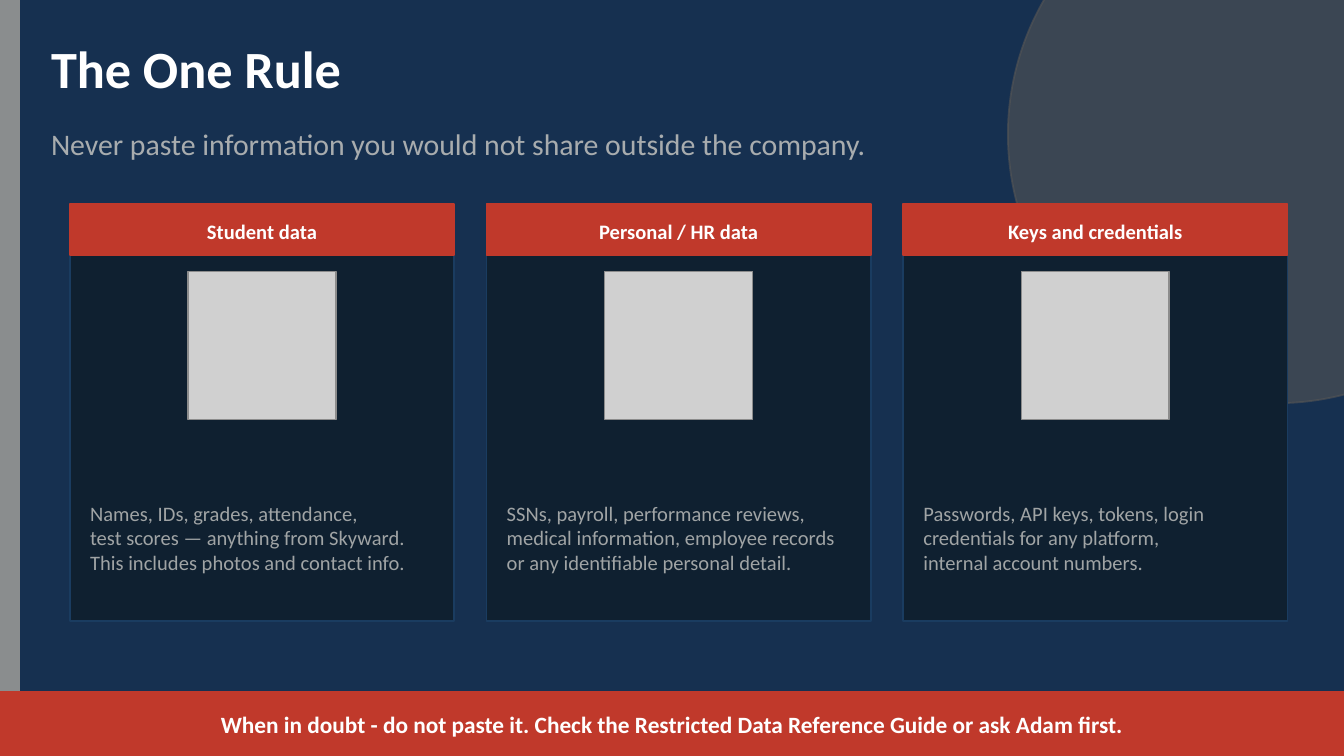
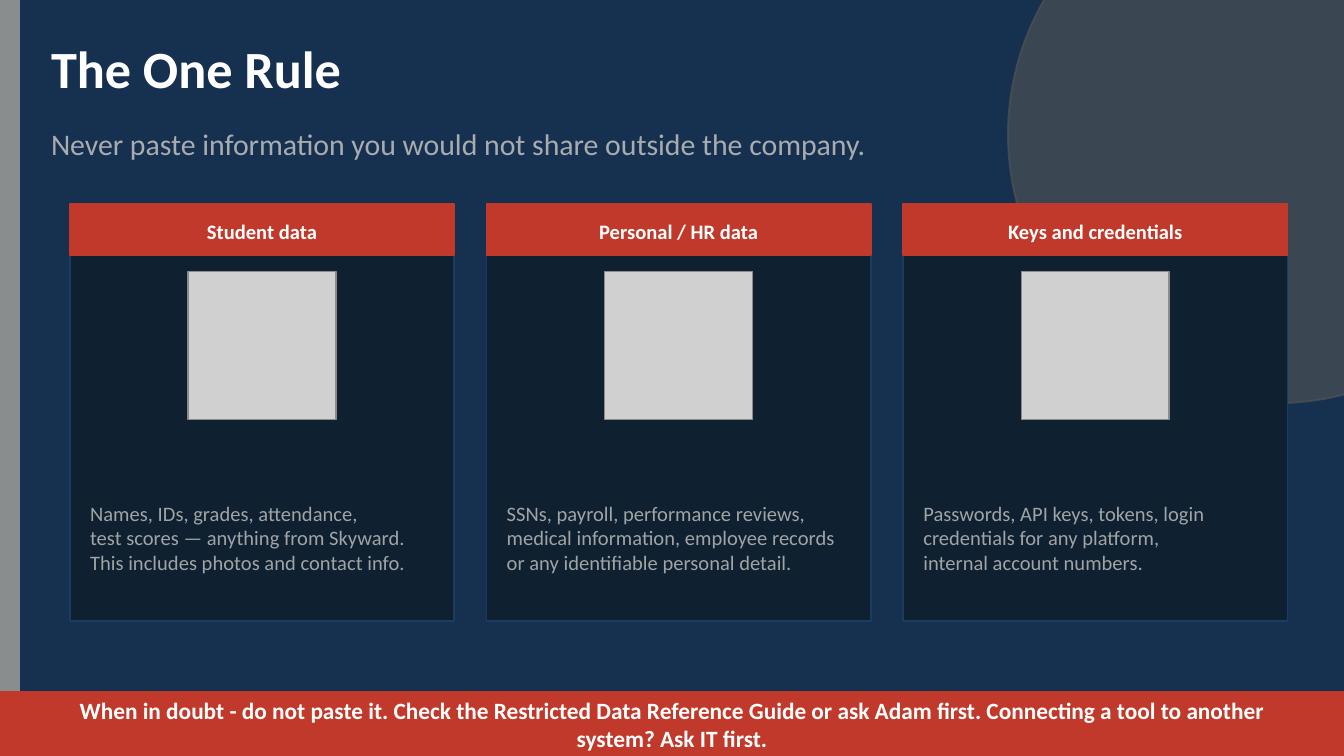
Before and after one commit to abaker421/sta-training-hub, a slide deck: slide 10 of dist/files/ai-tools-getting-started.pptx. Drawn at 1344x756 pixels with LibreOffice and Linux fonts; fonts in the diff are those of the drawing; grey boxes stand for pictures. Boxes give left, top, right and bottom in pixels: in the first picture for what was removed or moved away, otherwise in the second. Text is boxed around its words. In the diff, an @@ line names an element or a change of style, - is before the commit and + after.

```diff
--- a/dist/files/ai-tools-getting-started.pptx
+++ b/dist/files/ai-tools-getting-started.pptx
@@ text at (x1=80, y1=702, x2=1264, y2=751): text changed @@
-When in doubt - do not paste it. Check the Restricted Data Reference Guide or ask Adam first.
+When in doubt - do not paste it. Check the Restricted Data Reference Guide or ask Adam first. Connecting a tool to another system? Ask IT first.
```
Also in this commit, not shown: 3 other slides changed, 3 other files.
